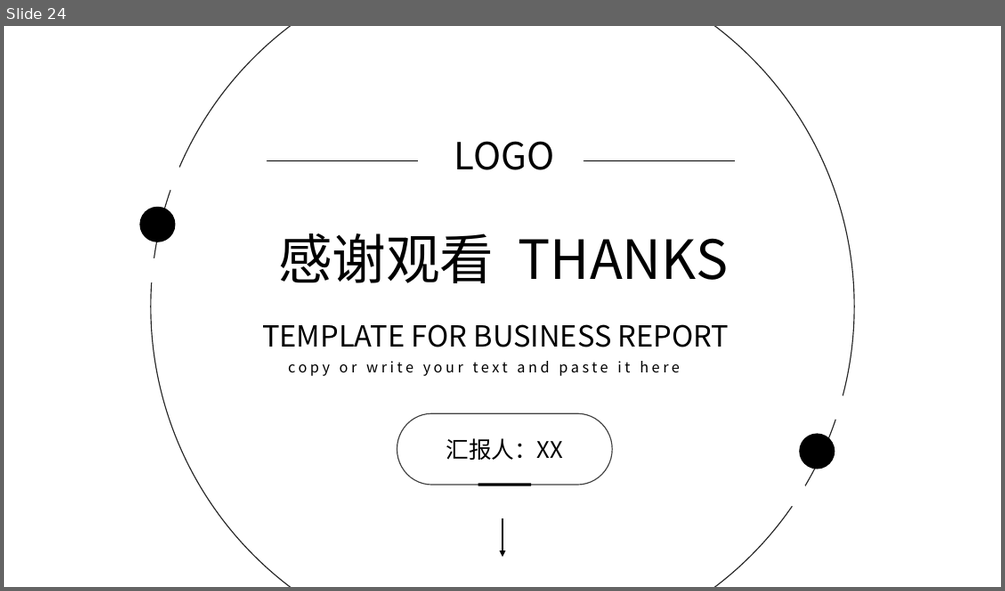
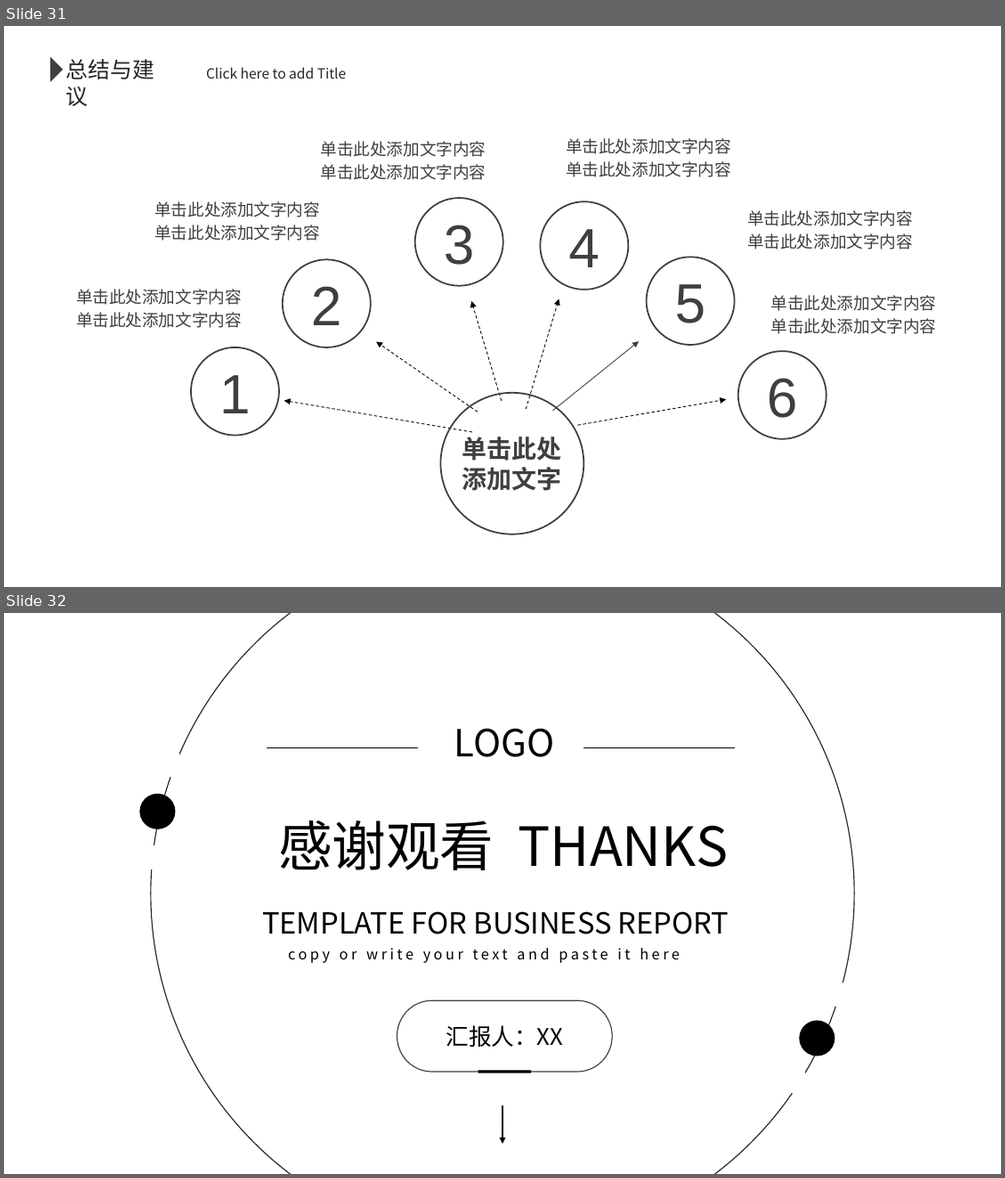
Before and after one commit to MagikarpLL/MachineLearningXD, a slide deck: me/论文/毕业论文/答辩.pptx. Shown one above the other, each under a label of ours: slide 24 before the commit, slides 31 and 32 after it. The pictures are 1005x591 and 1005x1178 pixels, drawn with LibreOffice and Linux fonts; fonts in the diff are those of the drawing. Boxes give left, top, right and bottom in pixels: in the first picture for what was removed or moved away, otherwise in the second. Text is boxed around its words. In the diff, an @@ line names an element or a change of style, - is before the commit and + after.

```diff
--- a/me/论文/毕业论文/答辩.pptx
+++ b/me/论文/毕业论文/答辩.pptx
@@ slide 31 added at [4, 26, 1001, 587], background #FFFFFF @@
@@ rectangle added at [4, 26, 1001, 587], fill #FFFFFF @@
@@ triangle added at [50, 57, 63, 82], fill #3F3F3F @@
@@ text added at [65, 59, 154, 106], 21.4 pt, text #262626 @@
+总结与建议
@@ text added at [206, 67, 347, 79], 13.3 pt, text #262626 @@
+Click here to add Title
@@ ellipse added at [415, 198, 503, 286], outline #3F3F3F 1.5 pt, 53.4 pt, text #3F3F3F @@
+3
@@ ellipse added at [540, 201, 629, 289], outline #3F3F3F 1.5 pt, 53.4 pt, text #3F3F3F @@
+4
@@ group added at [76, 138, 937, 334]: 6 texts @@
+单击此处添加文字内容
+单击此处添加文字内容
+单击此处添加文字内容
+单击此处添加文字内容
+单击此处添加文字内容
+单击此处添加文字内容
+单击此处添加文字内容
+单击此处添加文字内容
+单击此处添加文字内容
+单击此处添加文字内容
+单击此处添加文字内容
+单击此处添加文字内容
@@ ellipse added at [283, 259, 371, 346], outline #3F3F3F 1.5 pt, 53.4 pt, text #3F3F3F @@
+2
@@ ellipse added at [647, 257, 735, 345], outline #3F3F3F 1.5 pt, 53.4 pt, text #3F3F3F @@
+5
@@ ellipse added at [191, 347, 279, 435], outline #3F3F3F 1.5 pt, 53.4 pt, text #3F3F3F @@
+1
@@ ellipse added at [738, 351, 826, 439], outline #3F3F3F 1.5 pt, 53.4 pt, text #3F3F3F @@
+6
@@ ellipse added at [441, 393, 583, 534], outline #3F3F3F 1.5 pt, 24 pt, text #3F3F3F, bold @@
+单击此处
+添加文字
@@ group added at [284, 299, 727, 432]: 6 arrows @@
@@ what was slide 24 is now slide 32 @@
```
Also in this commit, not shown: 17 slides changed, 29 other slides added, 3 slides removed, 16 other files.
